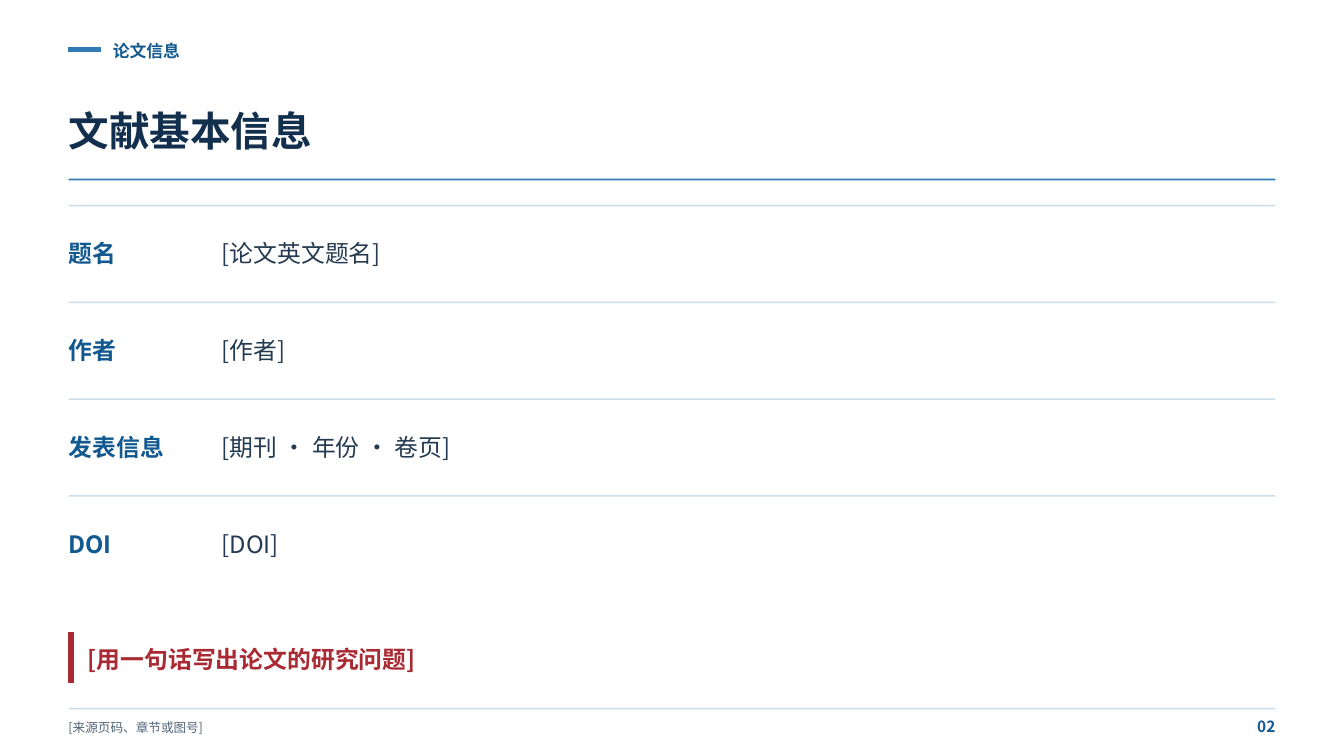
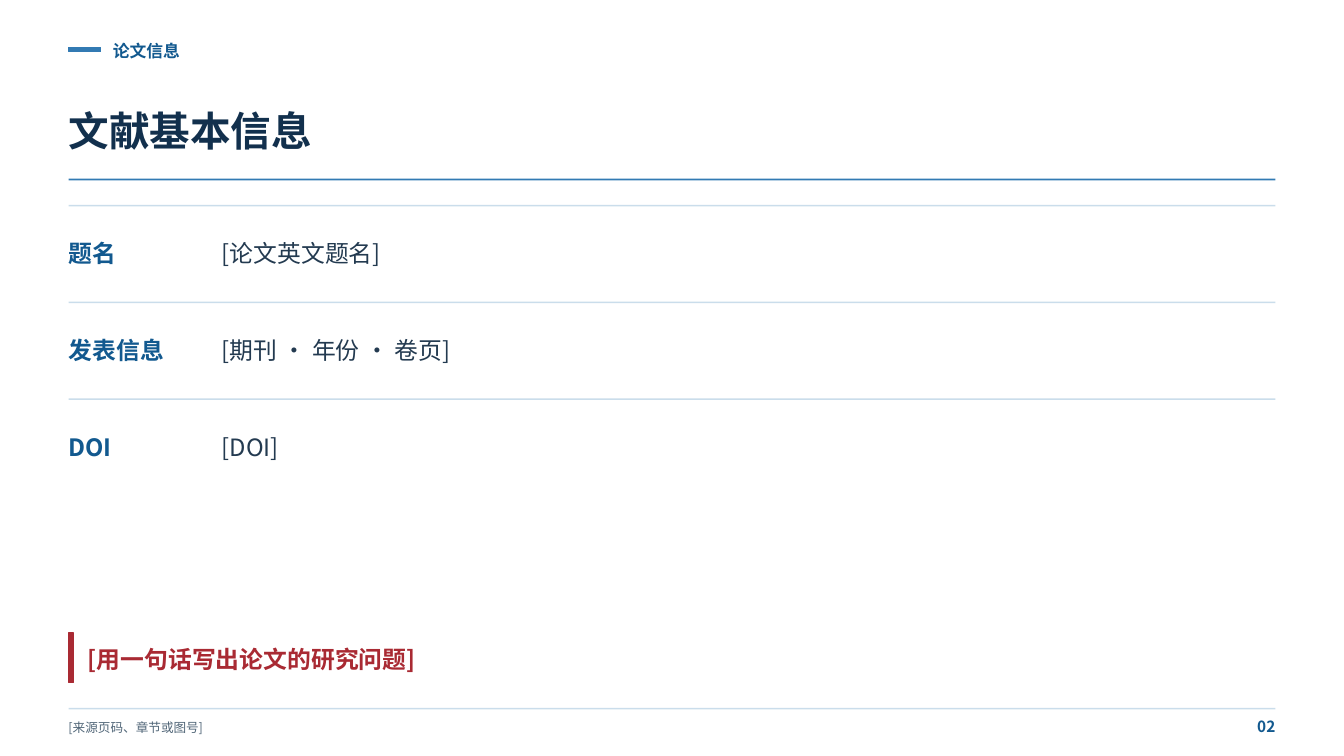
Before and after one commit to LeonYiFan/leon-ppt-skill, a slide deck: slide 2 of .agents/skills/leon-ppt-skill/assets/paper-report-template.pptx. Drawn at 1344x756 pixels with LibreOffice and Linux fonts; fonts in the diff are those of the drawing. Boxes give left, top, right and bottom in pixels: in the first picture for what was removed or moved away, otherwise in the second. Text is boxed around its words. In the diff, an @@ line names an element or a change of style, - is before the commit and + after.

```diff
--- a/.agents/skills/leon-ppt-skill/assets/paper-report-template.pptx
+++ b/.agents/skills/leon-ppt-skill/assets/paper-report-template.pptx
@@ 4 texts moved together from (x1=68, y1=435, x2=450, y2=557) to (x1=68, y1=338, x2=450, y2=460) @@
@@ text removed at (x1=68, y1=338, x2=116, y2=361) @@
-作者
@@ text removed at (x1=222, y1=339, x2=286, y2=363) @@
-[作者]
@@ line removed from (69, 496) to (1275, 496) @@
```
Also in this commit, not shown: 1 other slide changed, 9 other files.
